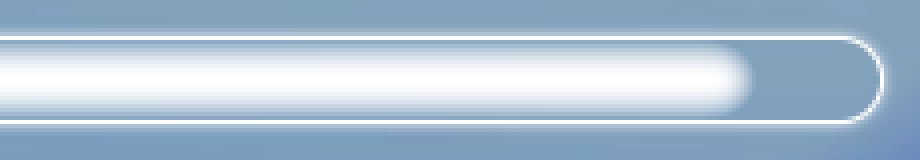
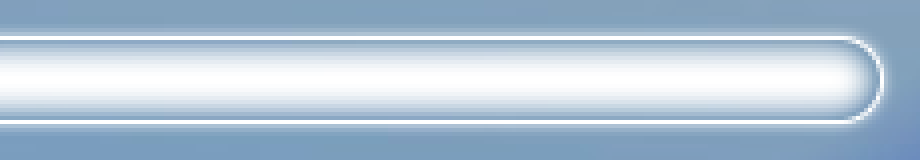
Two versions of the same layered image (w=920, h=160). Layer-by-layer changes:
pixels changed over 708, 40, 876, 120 (layer not identified)
